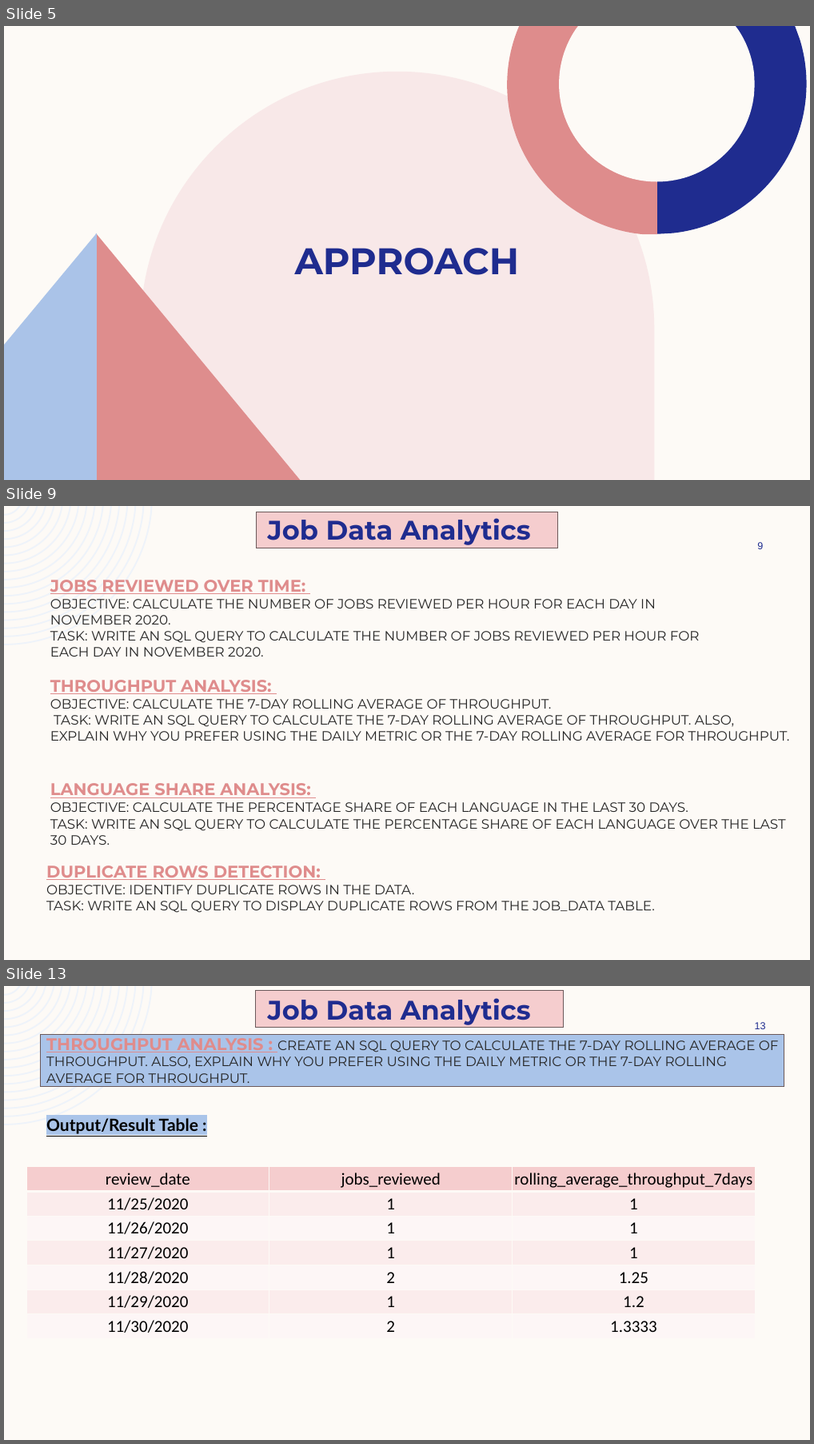
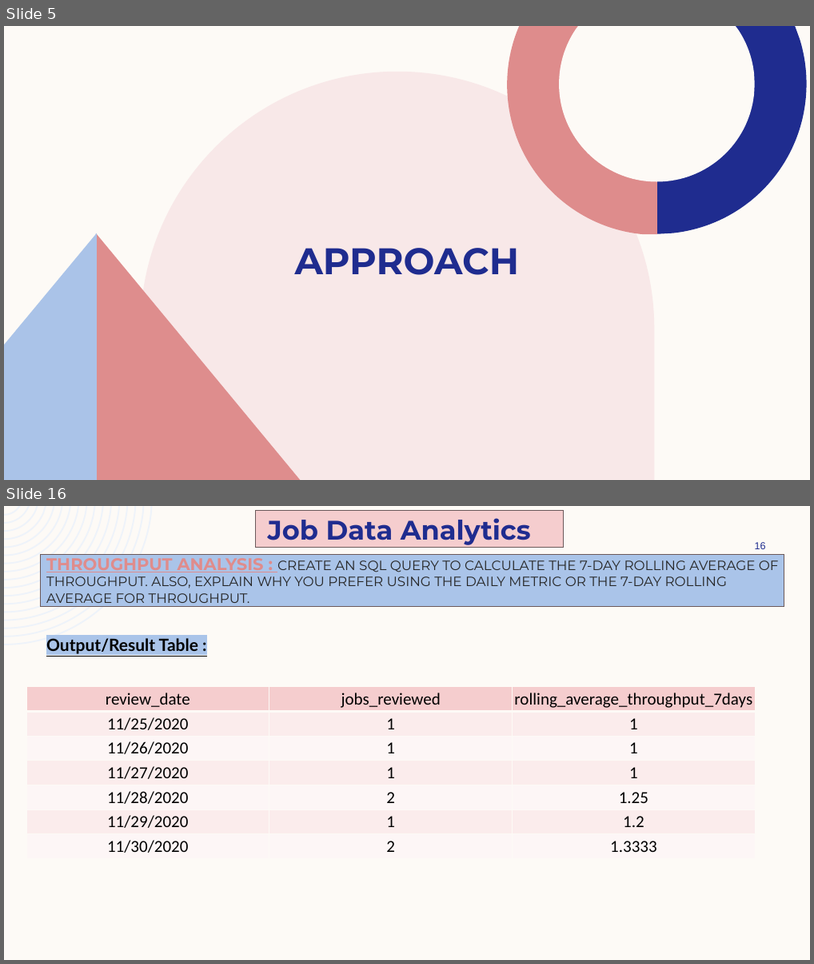
Before and after one commit to ShindeYash/Hiring_Process_Analytics, a slide deck: Report - Hiring_Process_Analytics.pptx. Shown one above the other, each under a label of ours: slides 5, 9 and 13 before the commit, slides 5 and 16 after it; the slides between them are not shown. The pictures are 814x1444 and 814x964 pixels, drawn with LibreOffice and Linux fonts; fonts in the diff are those of the drawing. Boxes give left, top, right and bottom in pixels: in the first picture for what was removed or moved away, otherwise in the second. Text is boxed around its words. In the diff, an @@ line names an element or a change of style, - is before the commit and + after.

```diff
--- a/Report - Hiring_Process_Analytics.pptx
+++ b/Report - Hiring_Process_Analytics.pptx
@@ slide 9 removed at [4,506,810,960], background #FDFAF6; not listed: 1 template element that a slide beside it also shows @@
@@ rectangle removed at [256,512,558,548] @@
@@ text removed at [268,518,531,545] @@
-Job Data Analytics
@@ page number removed at [758,542,763,549] @@
-9
@@ title removed at [50,580,700,656] @@
-JOBS REVIEWED OVER TIME:
-OBJECTIVE: CALCULATE THE NUMBER OF JOBS REVIEWED PER HOUR FOR EACH DAY IN NOVEMBER 2020.
-TASK: WRITE AN SQL QUERY TO CALCULATE THE NUMBER OF JOBS REVIEWED PER HOUR FOR EACH DAY IN NOVEMBER 2020.
@@ text removed at [50,680,790,740] @@
-THROUGHPUT ANALYSIS:
-OBJECTIVE: CALCULATE THE 7-DAY ROLLING AVERAGE OF THROUGHPUT.
-TASK: WRITE AN SQL QUERY TO CALCULATE THE 7-DAY ROLLING AVERAGE OF THROUGHPUT. ALSO, EXPLAIN WHY YOU PREFER USING THE DAILY METRIC OR THE 7-DAY ROLLING AVERAGE FOR THROUGHPUT.
@@ text removed at [50,783,786,844] @@
-LANGUAGE SHARE ANALYSIS:
-OBJECTIVE: CALCULATE THE PERCENTAGE SHARE OF EACH LANGUAGE IN THE LAST 30 DAYS.
-TASK: WRITE AN SQL QUERY TO CALCULATE THE PERCENTAGE SHARE OF EACH LANGUAGE OVER THE LAST 30 DAYS.
@@ text removed at [46,865,654,912] @@
-DUPLICATE ROWS DETECTION:
-OBJECTIVE: IDENTIFY DUPLICATE ROWS IN THE DATA.
-TASK: WRITE AN SQL QUERY TO DISPLAY DUPLICATE ROWS FROM THE JOB_DATA TABLE.
@@ what was slide 13 is now slide 16 @@
@@ page number at [755,542,766,549]: text changed @@
-13
+16
```
Also in this commit, not shown: 4 slides changed, 8 slides added, 4 other slides removed, 3 other files.
